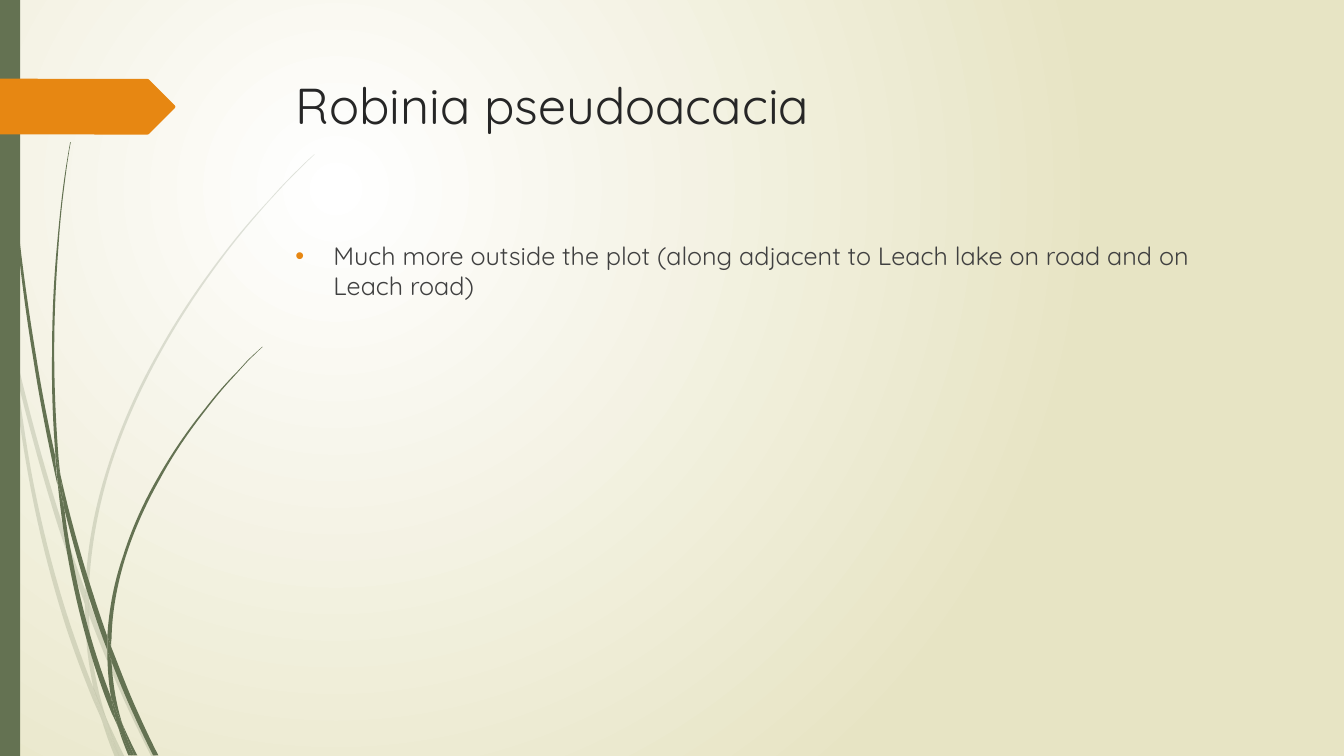
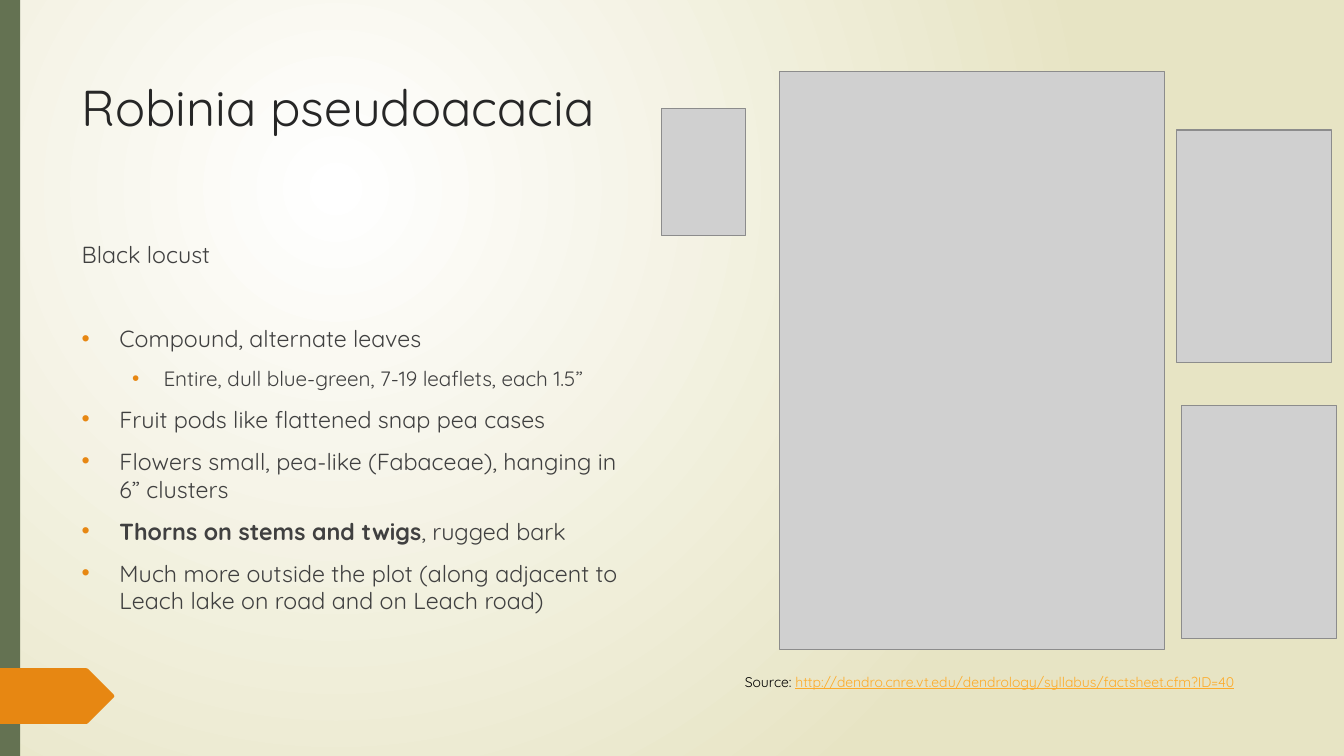
Before and after one commit to SCBI-ForestGEO/SCBI-ForestGEO-Data, a slide deck: slide 57 of species_lists/Full plant list/plants_in_ForestGEO_plot.pptx. Drawn at 1344x756 pixels with LibreOffice and Linux fonts; fonts in the diff are those of the drawing; grey boxes stand for pictures. Boxes give left, top, right and bottom in pixels: in the first picture for what was removed or moved away, otherwise in the second. Text is boxed around its words. In the diff, an @@ line names an element or a change of style, - is before the commit and + after.

```diff
--- a/species_lists/Full plant list/plants_in_ForestGEO_plot.pptx
+++ b/species_lists/Full plant list/plants_in_ForestGEO_plot.pptx
@@ rectangle removed at [0, 0, 20, 756] @@
@@ rectangle added at [0, 0, 1344, 756], fill gradient #FFFFFF to #E8E6C4 @@
@@ rectangle added at [0, 0, 20, 756], fill #647252 @@
@@ title "Robinia pseudoacacia": place and size @@
-title "Robinia pseudoacacia" at [296, 86, 810, 134]
+title "Robinia pseudoacacia" at [82, 88, 595, 136]
@@ picture added at [779, 72, 1165, 650] @@
@@ picture added at [661, 109, 746, 236] @@
@@ picture added at [1178, 130, 1332, 362] @@
@@ text "Black locust": place and size @@
-text "Black locust" at [333, 246, 1189, 300]
+text "Black locust" at [82, 246, 618, 613]
@@ text at [82, 246, 616, 545]: paragraphs added @@
+Black locust
+• Compound, alternate leaves
+  • Entire, dull blue-green, 7-19 leaflets, each 1.5”
+• Fruit pods like flattened snap pea cases
+• Flowers small, pea-like (Fabaceae), hanging in 6” clusters
+• Thorns on stems and twigs, rugged bark
@@ picture added at [1182, 405, 1337, 639] @@
@@ text at [119, 565, 618, 613]: size 18 to 16.6 pt in "Much more outside the plot (along adjacent ..." @@
@@ freeform shape added at [0, 668, 115, 724], fill #E78712 @@
@@ text added at [745, 676, 1234, 690], 10 pt, text #FDAB2A, underline @@
+Source: http://dendro.cnre.vt.edu/dendrology/syllabus/factsheet.cfm?ID=40
```
Also in this commit, not shown: 11 other slides changed, 4 slides added, 4 slides removed.
